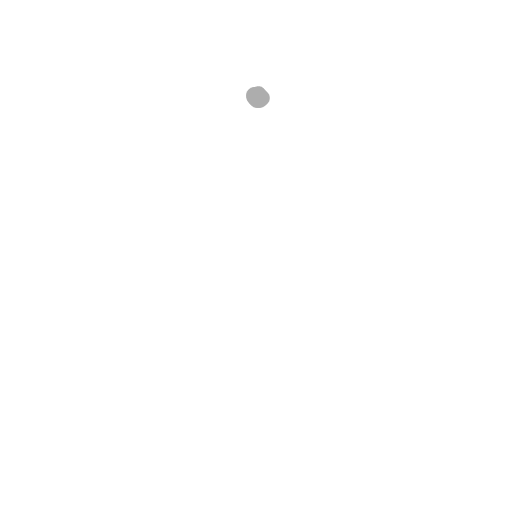
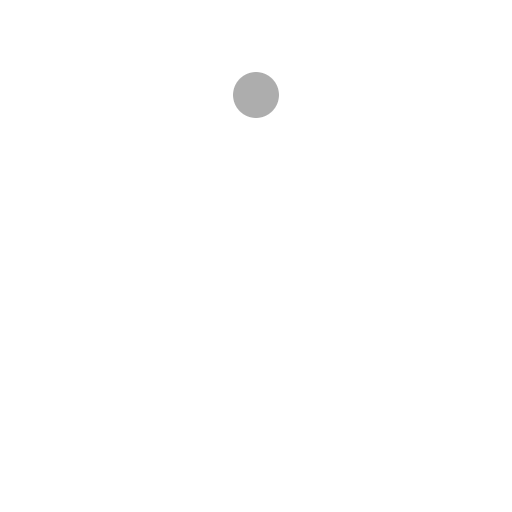
Revision of a layered 512x512 image; what changed, layer by layer:
added layer "Layer #3" above "Layer #2" over 233, 72, 279, 118
hid "Layer #2" over 246, 86, 270, 108
hid "Layer" over 239, 81, 273, 118
